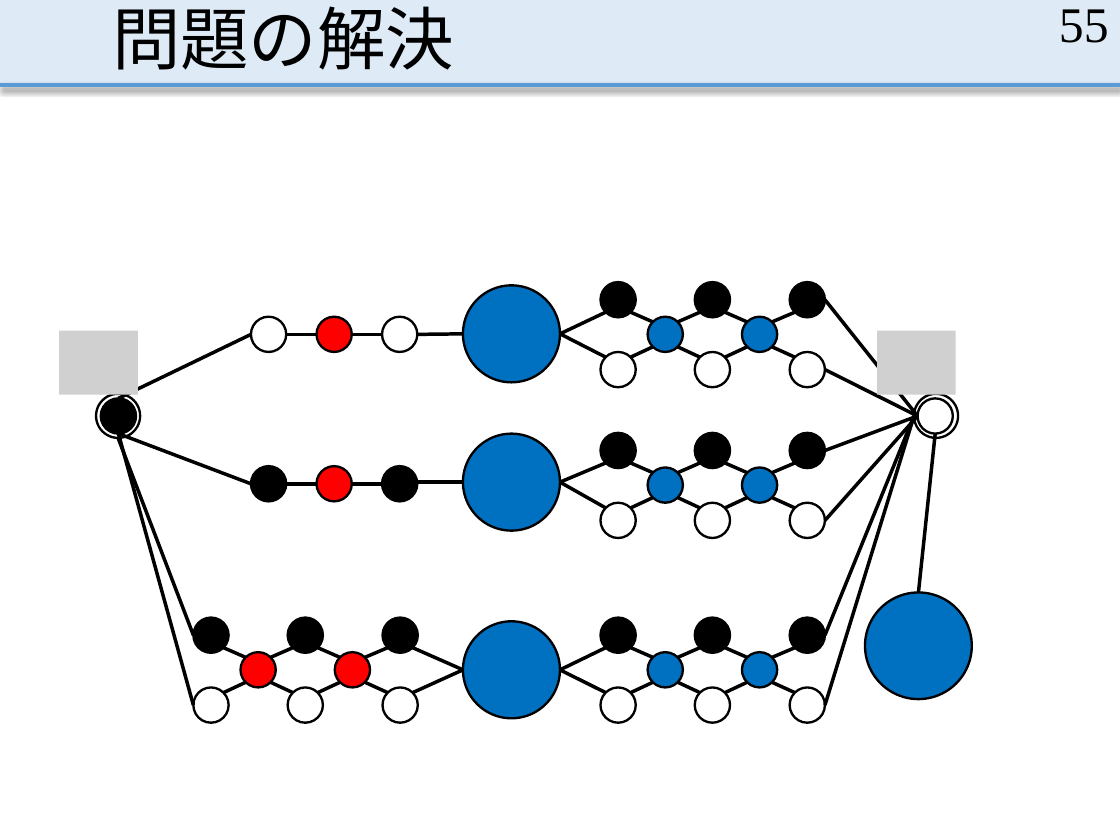
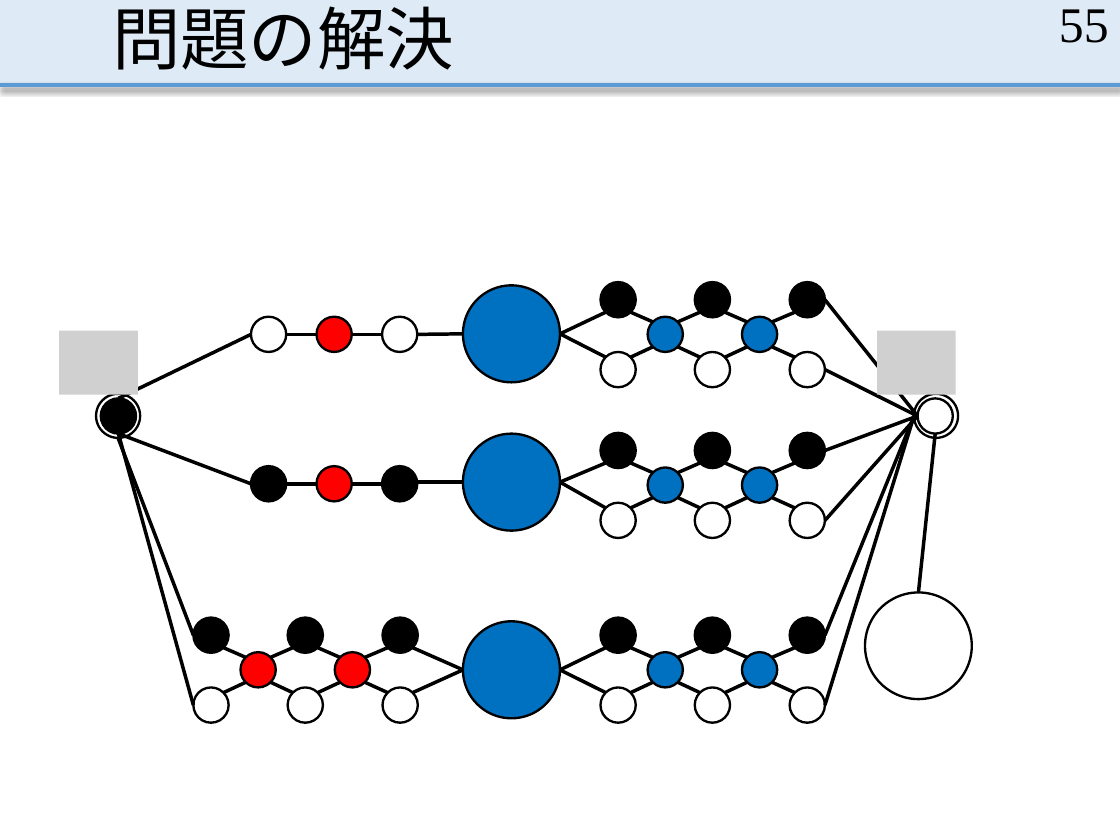
Before and after one commit to MasayaOda/SR, a slide deck: slide 55 of 191120oda.pptx. Drawn at 1120x840 pixels with LibreOffice and Linux fonts; fonts in the diff are those of the drawing; grey boxes stand for pictures. Boxes give left, top, right and bottom in pixels: in the first picture for what was removed or moved away, otherwise in the second. Text is boxed around its words. In the diff, an @@ line names an element or a change of style, - is before the commit and + after.

```diff
--- a/191120oda.pptx
+++ b/191120oda.pptx
@@ ellipse at [865,592,971,699]: fill #0070C0 to #FFFFFF @@
```
Also in this commit, not shown: 13 other slides changed.
